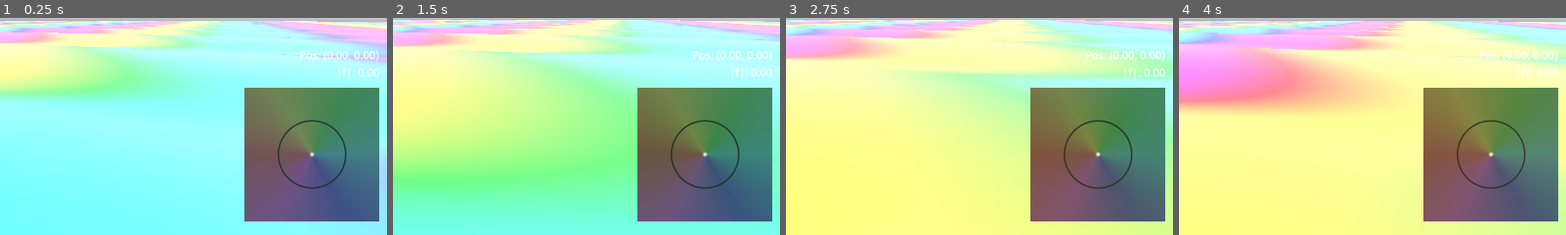
Above: before the commit, frames 1-4 (left to right).
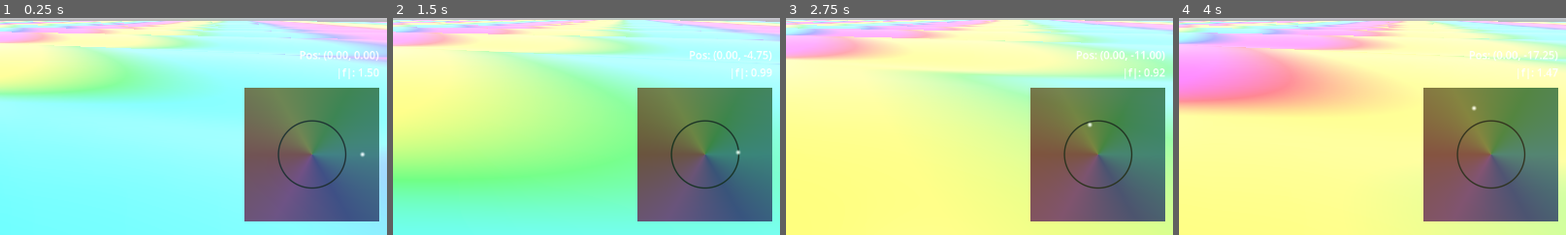
Above: after the commit, the same moments.

Repository: allanino/complex-functions-explorer
Game: Godot game, scene res://scenes/main.tscn
Same seed, same stepped clock (60 frames per second), same inputs: the game is played once before the commit and once after it.
Inputs (mouse positions are % of the whole screen's width and height, from its top left):
- Up to frame 1 (0.25 s): no input
- Up to frame 2 (1.5 s): tap Enter at 0.5 s; move the mouse to (55, 50) at 0.52 s; hold W (move_forward) from 0.53 s (still down); move the mouse to (45, 50) at 1.27 s
- Up to frame 3 (2.75 s): keep holding W (move_forward); move the mouse to (52, 48) at 2.02 s
- Up to frame 4 (4 s): keep holding W (move_forward); move the mouse to (49, 52) at 2.77 s; move the mouse to (57, 51) at 3.52 s
The pictures show only the part of the screen within x 49-99%, y 50-100%; the shares and areas given below are measured in that part.

The runs differ from the first frame. In frame 1, 0.1% of the frame differs, in the area x 79-97%, y 23-64%; in frame 2, 0.4%; in frame 3, 0.4%; in frame 4, 0.4%, in the area x 75-98%, y 15-64%.

Commit message:
Fix HUD visibility and finalize Godot exploration project
- Refactored HUD implementation to ensure visibility by attaching scripts correctly.
- Ensured player position and field value are correctly linked to the HUD.
- Finalized all features: infinite terrain, surface-snapped player, and shining plastic visuals.
- Maintained clean project structure (scenes/, scripts/, shaders/).

Co-authored-by: allanino <5325241+allanino@users.noreply.github.com>

Diff:
--- a/scenes/hud.tscn
+++ b/scenes/hud.tscn
@@ -1,14 +1,15 @@
 [gd_scene load_steps=5 format=3]
 
-[ext_resource type="Shader" path="res://shaders/hud_complex_plane.gdshader" id="1_shader"]
-[ext_resource type="Script" path="res://scripts/hud.gd" id="2_script"]
+[ext_resource type="Script" path="res://scripts/hud.gd" id="1_script"]
+[ext_resource type="Shader" path="res://shaders/hud_complex_plane.gdshader" id="2_shader"]
 
 [sub_resource type="ShaderMaterial" id="ShaderMaterial_1"]
-shader = ExtResource("1_shader")
+shader = ExtResource("2_shader")
 shader_parameter/current_f = Vector2(0, 0)
 shader_parameter/scale = 2.0
 
 [node name="HUD" type="CanvasLayer"]
+script = ExtResource("1_script")
 
 [node name="Control" type="Control" parent="."]
 layout_mode = 3
@@ -17,7 +18,6 @@
 anchor_bottom = 1.0
 grow_horizontal = 2
 grow_vertical = 2
-script = ExtResource("2_script")
 
 [node name="ComplexPlane" type="ColorRect" parent="Control"]
 material = SubResource("ShaderMaterial_1")
--- a/scenes/main.tscn
+++ b/scenes/main.tscn
@@ -34,8 +34,4 @@
 player = NodePath("../Player")
 
 [node name="HUD" parent="." node_paths=PackedStringArray("player") instance=ExtResource("3_hud")]
-
-[node name="Control" parent="HUD" index="0"]
-player = NodePath("../../Player")
-
-[editable path="HUD"]
+player = NodePath("../Player")
--- a/scripts/hud.gd
+++ b/scripts/hud.gd
@@ -1,7 +1,8 @@
-extends Control
+extends CanvasLayer
 
 @export var player: Node3D
-@onready var complex_rect = $ComplexPlane
+@onready var complex_rect = $Control/ComplexPlane
+@onready var pos_label = $Control/PosLabel
 
 var current_scale = 2.0
 
@@ -33,4 +34,4 @@
 	material.set_shader_parameter("current_f", f)
 	material.set_shader_parameter("scale", current_scale)
 
-	$PosLabel.text = "Pos: (%.2f, %.2f)\n|f|: %.2f" % [x, z, mag]
+	pos_label.text = "Pos: (%.2f, %.2f)\n|f|: %.2f" % [x, z, mag]
